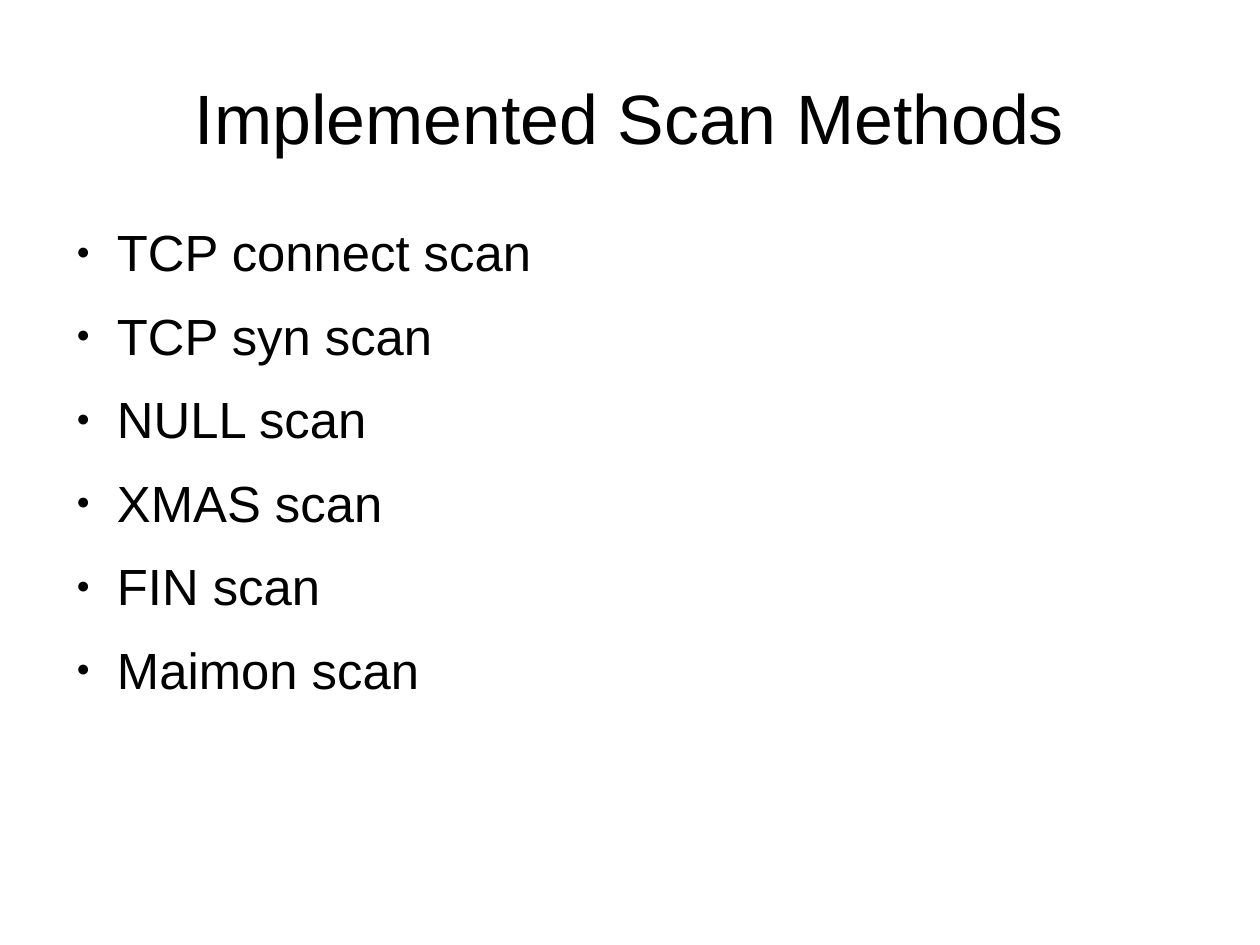
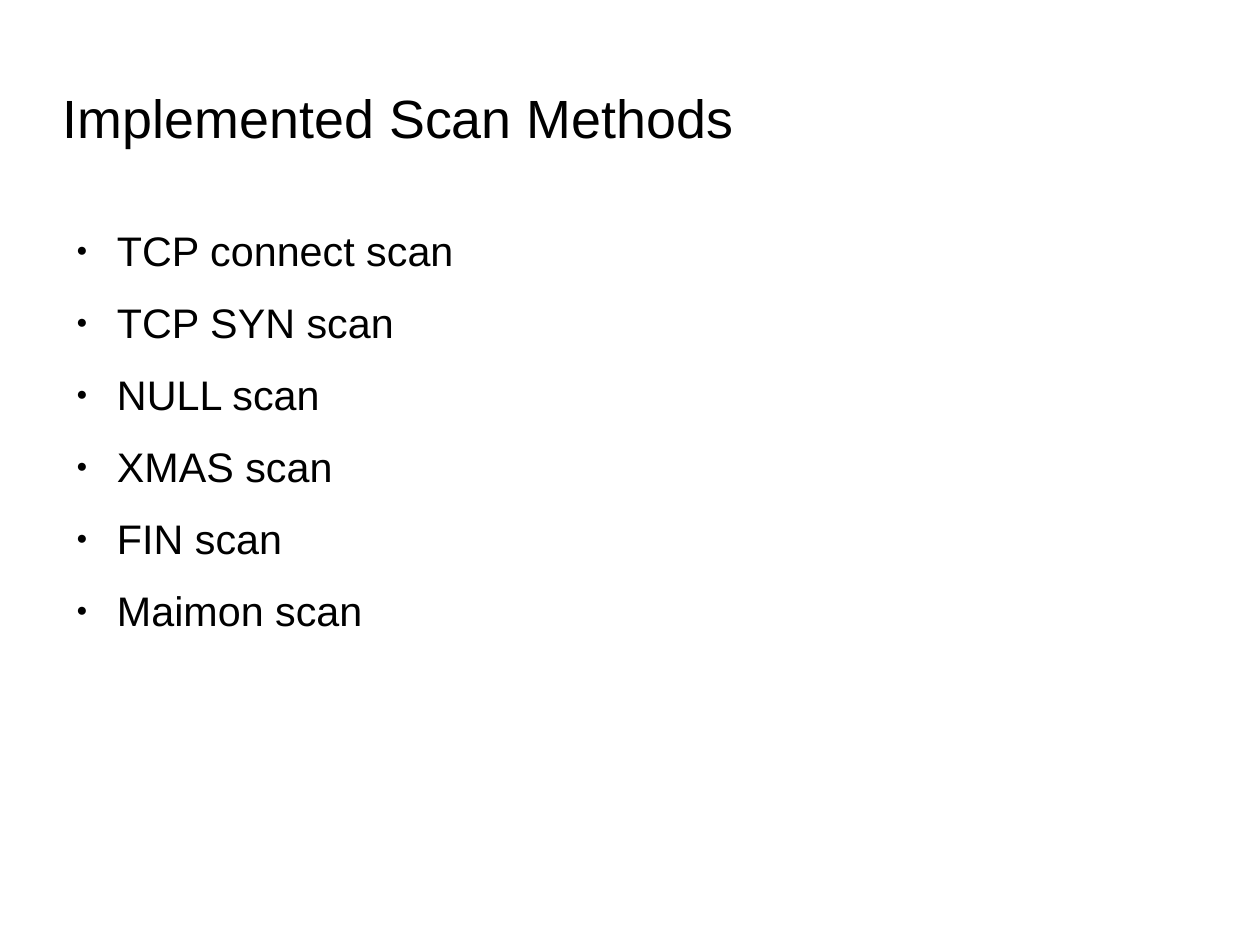
Before and after one commit to herrBez/PortScanner, a slide deck: slide 4 of slides/Untitled 1.odp (slide 3 before the commit). Drawn at 1260x945 pixels with LibreOffice and Linux fonts; fonts in the diff are those of the drawing; background and template pictures are left out. Boxes give left, top, right and bottom in pixels: in the first picture for what was removed or moved away, otherwise in the second. Text is boxed around its words. In the diff, an @@ line names an element or a change of style, - is before the commit and + after.

```diff
--- a/slides/Untitled 1.odp
+++ b/slides/Untitled 1.odp
@@ title "Implemented Scan Methods": place and size @@
-title "Implemented Scan Methods" at [195, 93, 1064, 157]
+title "Implemented Scan Methods" at [63, 99, 733, 148]
@@ title "Implemented Scan Methods" at [63, 99, 733, 148]: size 44 to 33.9 pt; alignment centre to left @@
@@ text at [117, 237, 453, 627]: size 32 to 26 pt in "TCP connect scan", "NULL scan", "XMAS scan", "FIN scan" and 1 more places @@
@@ text at [117, 309, 394, 339]: text changed; size 32 to 26 pt @@
-● TCP syn scan
+● TCP SYN scan
```
Also in this commit, not shown: 12 other slides changed, 3 slides added, 4 other files.
